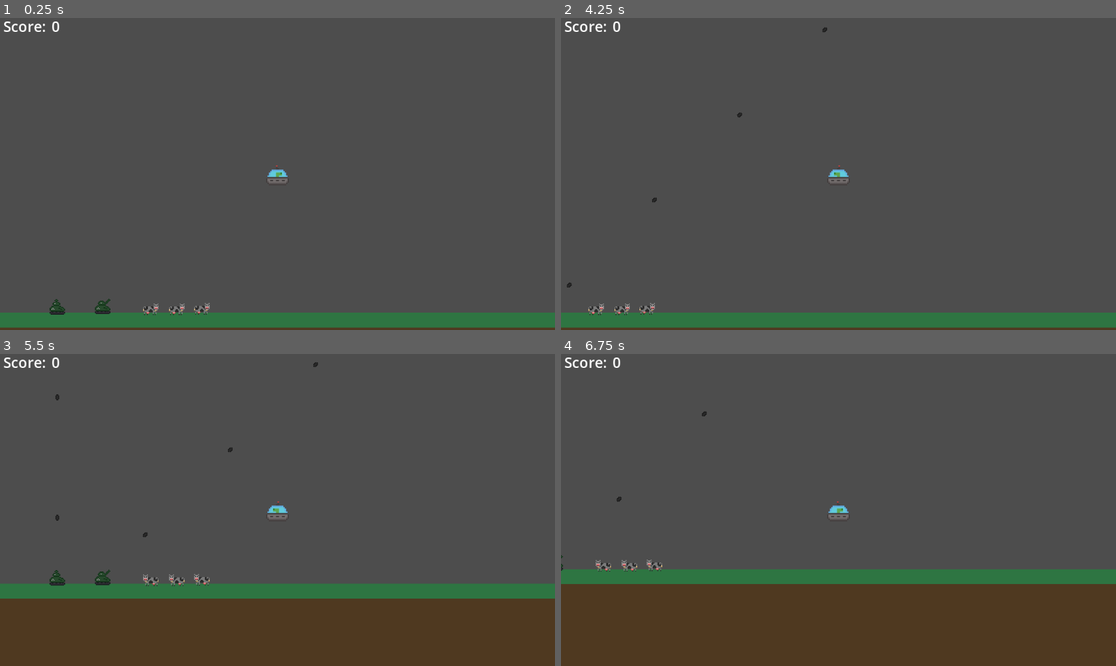
Above: before the commit, frames 1-4 (two rows, left to right).
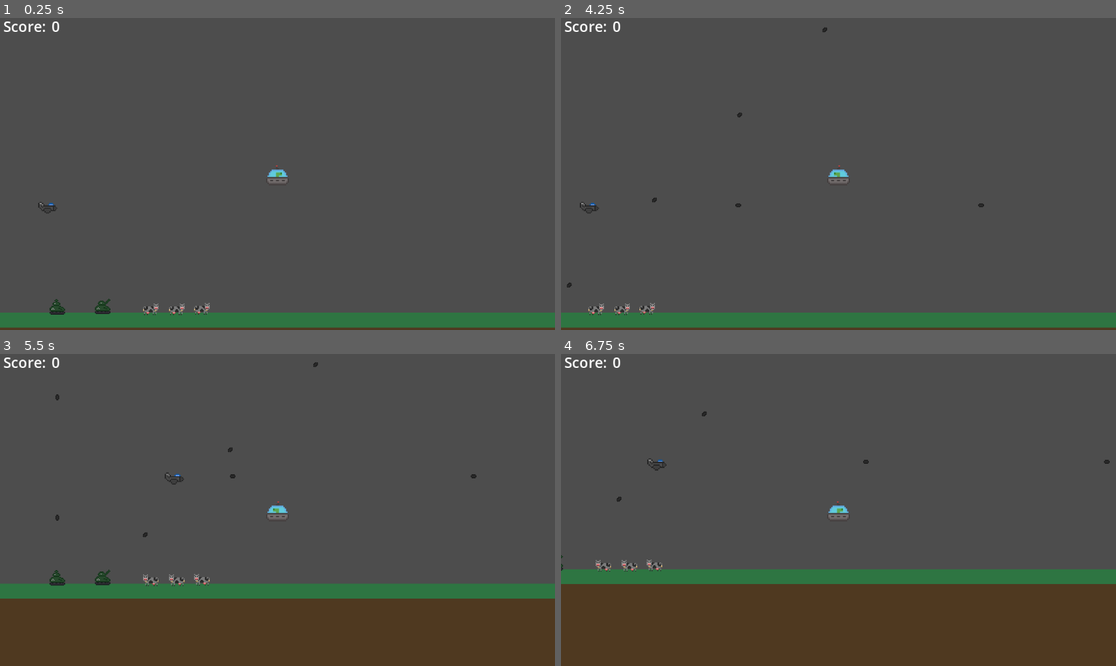
Above: after the commit, the same moments.

Repository: Stomatopoda-Arcade/Ground-Beef
Game: Godot game, scene res://Game.tscn
Same seed, same stepped clock (60 frames per second), same inputs: the game is played once before the commit and once after it.
Inputs:
- Up to frame 1 (0.25 s): no input
- Up to frame 2 (4.25 s): hold Right (ui_right) 0.53-1.28 s; hold Down (ui_down) 1.28-2.03 s; hold Right (ui_right) 2.03-2.78 s; hold Up (ui_up) 2.78-3.53 s; hold Left (ui_left) from 3.53 s (still down)
- Up to frame 3 (5.5 s): release Left (ui_left) at 5.03 s; hold Down (ui_down) from 5.03 s (still down)
- Up to frame 4 (6.75 s): release Down (ui_down) at 5.78 s; hold Right (ui_right) 5.78-6.53 s; hold Up (ui_up) from 6.53 s (still down)

The runs differ from the first frame. In frame 1, less than 0.1% of the frame differs, in the area x 6-11%, y 59-63%; in frame 2, less than 0.1%; in frame 3, less than 0.1%; in frame 4, less than 0.1%, in the area x 15-99%, y 33-38%.

Commit message:
created jet object

Diff:
--- a/Game.tscn
+++ b/Game.tscn
@@ -6,6 +6,7 @@
 [ext_resource type="PackedScene" uid="uid://l0esk30pv4e0" path="res://player_character.tscn" id="4_0ayap"]
 [ext_resource type="PackedScene" uid="uid://c1hfb0b85xe1e" path="res://underground.tscn" id="5_u8w03"]
 [ext_resource type="PackedScene" uid="uid://ig8otq1ilpd0" path="res://tank.tscn" id="6_tmhgm"]
+[ext_resource type="PackedScene" uid="uid://yvvd7ldvrsb2" path="res://jet.tscn" id="7_tb6x7"]
 
 [node name="Game" type="Node2D"]
 script = ExtResource("1_7f8eh")
@@ -34,3 +35,6 @@
 [node name="Tank2" parent="." instance=ExtResource("6_tmhgm")]
 position = Vector2(-279, 280)
 starting_facing = 1
+
+[node name="Jet" parent="." instance=ExtResource("7_tb6x7")]
+position = Vector2(-311, 69)
--- /dev/null
+++ b/Jet.gd
@@ -0,0 +1,43 @@
+extends StaticBody2D
+const ProjectileResource = preload("res://projectile.tscn")
+enum JET_FACING {JET_LEFT,JET_RIGHT}
+enum DIFFICULTY {EASY,MEDIUM,HARD}
+
+@export var projectile_velocity = 250
+@export var jet_velocity = 50
+@export var starting_facing = JET_FACING.JET_RIGHT
+@export var starting_difficulty = DIFFICULTY.EASY
+var projectile_angle = 0
+var direction = Vector2(1,0)
+
+# Called when the node enters the scene tree for the first time.
+func _ready():
+	if starting_facing == JET_FACING.JET_RIGHT:
+		direction = Vector2(1,0)
+		projectile_angle = 0
+		$JetSprite.flip_h = false
+	elif starting_facing == JET_FACING.JET_LEFT:
+		direction = Vector2(-1,0)
+		projectile_angle = 180
+		$JetSprite.flip_h = true
+
+	if starting_difficulty == DIFFICULTY.EASY:
+		$Timer.autostart = false
+	elif starting_difficulty == DIFFICULTY.MEDIUM:
+		pass
+	elif starting_difficulty == DIFFICULTY.HARD:
+		$Timer.wait_time = 2
+		$Timer.autostart = true
+
+
+# Called every frame. 'delta' is the elapsed time since the previous frame.
+func _process(delta):
+	position += direction*jet_velocity*delta
+
+
+func _on_timer_timeout():
+	var projectile_instance = ProjectileResource.instantiate()
+	projectile_instance.velocity = projectile_velocity
+	projectile_instance.angle = projectile_angle
+	self.add_child(projectile_instance)
+	self.move_child(projectile_instance,0)
--- /dev/null
+++ b/jet.tscn
@@ -0,0 +1,24 @@
+[gd_scene load_steps=4 format=3 uid="uid://yvvd7ldvrsb2"]
+
+[ext_resource type="Script" path="res://Jet.gd" id="1_mr4i3"]
+[ext_resource type="Texture2D" uid="uid://dtmsfc2ucxb20" path="res://sprites/FighterJet.png" id="2_a2awc"]
+
+[sub_resource type="RectangleShape2D" id="RectangleShape2D_jka5l"]
+size = Vector2(40, 25.5)
+
+[node name="Jet" type="StaticBody2D" groups=["destroyable", "jet"]]
+script = ExtResource("1_mr4i3")
+starting_difficulty = 2
+
+[node name="JetSprite" type="Sprite2D" parent="."]
+scale = Vector2(2.5, 2.5)
+texture = ExtResource("2_a2awc")
+
+[node name="CollisionShape2D" type="CollisionShape2D" parent="."]
+position = Vector2(0, 5.25)
+shape = SubResource("RectangleShape2D_jka5l")
+
+[node name="Timer" type="Timer" parent="."]
+autostart = true
+
+[connection signal="timeout" from="Timer" to="." method="_on_timer_timeout"]
Not shown: 1 places in Game.tscn that only renumber resources
